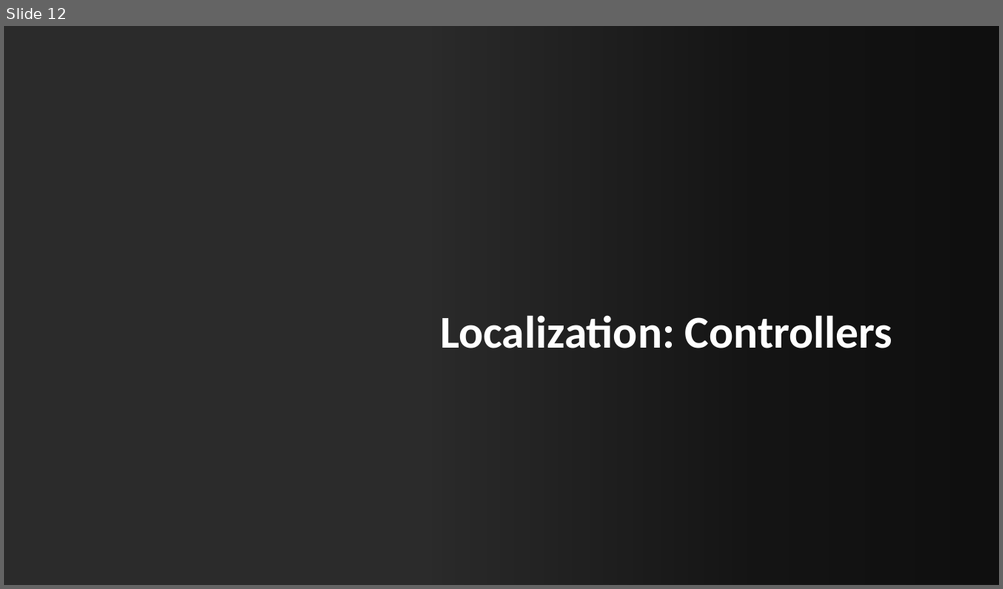
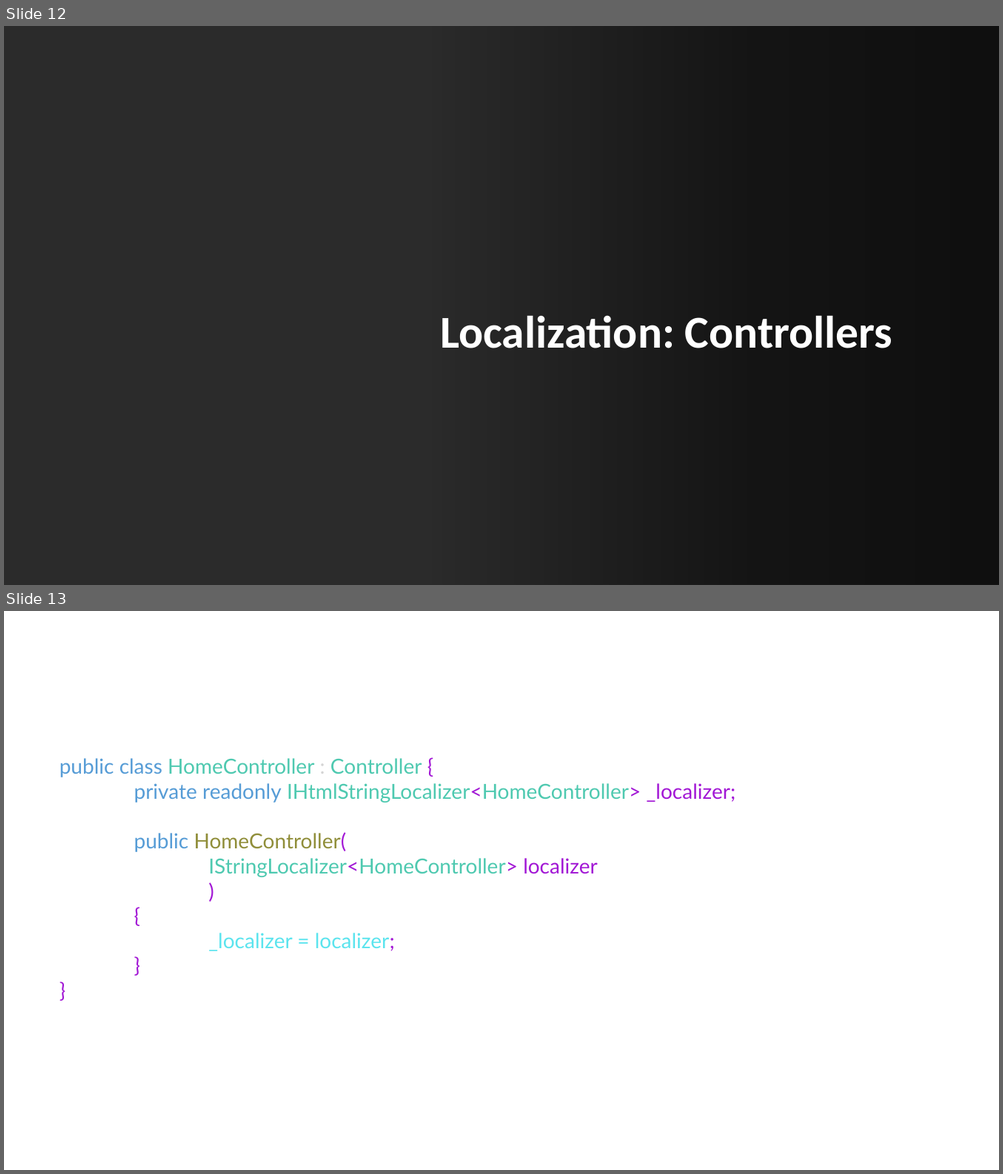
Before and after one commit to cwoodruff/ASPNETCore-I18n, a slide deck: Globalizing Your ASP.NET 8 Presence.pptx. Shown one above the other, each under a label of ours: slide 12 before the commit, slides 12 and 13 after it. The pictures are 1003x589 and 1003x1174 pixels, drawn with LibreOffice and Linux fonts; fonts in the diff are those of the drawing; background and template pictures are left out; a plain dark background stands for a picture behind light text. Boxes give left, top, right and bottom in pixels: in the first picture for what was removed or moved away, otherwise in the second. Text is boxed around its words. In the diff, an @@ line names an element or a change of style, - is before the commit and + after.

```diff
--- a/Globalizing Your ASP.NET 8 Presence.pptx
+++ b/Globalizing Your ASP.NET 8 Presence.pptx
@@ slide 13 added at box(4, 611, 999, 1170), background #FFFFFF @@
@@ text added at box(60, 758, 736, 951), 20 pt, text #4EC9B0 @@
+public class HomeController : Controller {
+private readonly IHtmlStringLocalizer<HomeController> _localizer;
+public HomeController(
+IStringLocalizer<HomeController> localizer
+)
+{
+_localizer = localizer;
+}
+}
```
Also in this commit, not shown: 3 slides changed, 2 other slides added, 4 slides removed.
